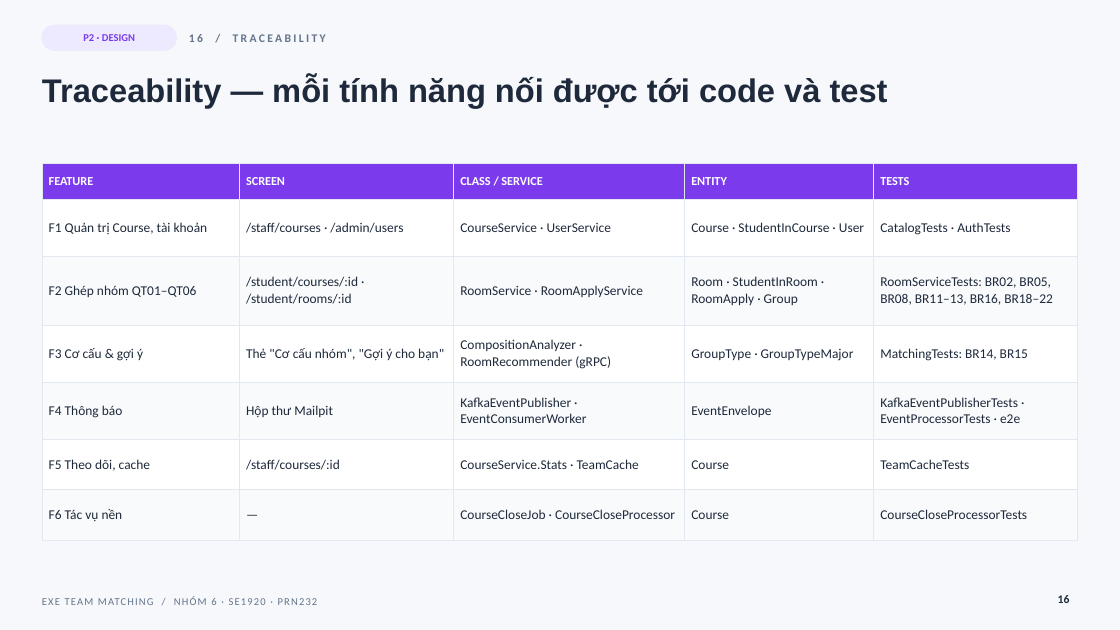
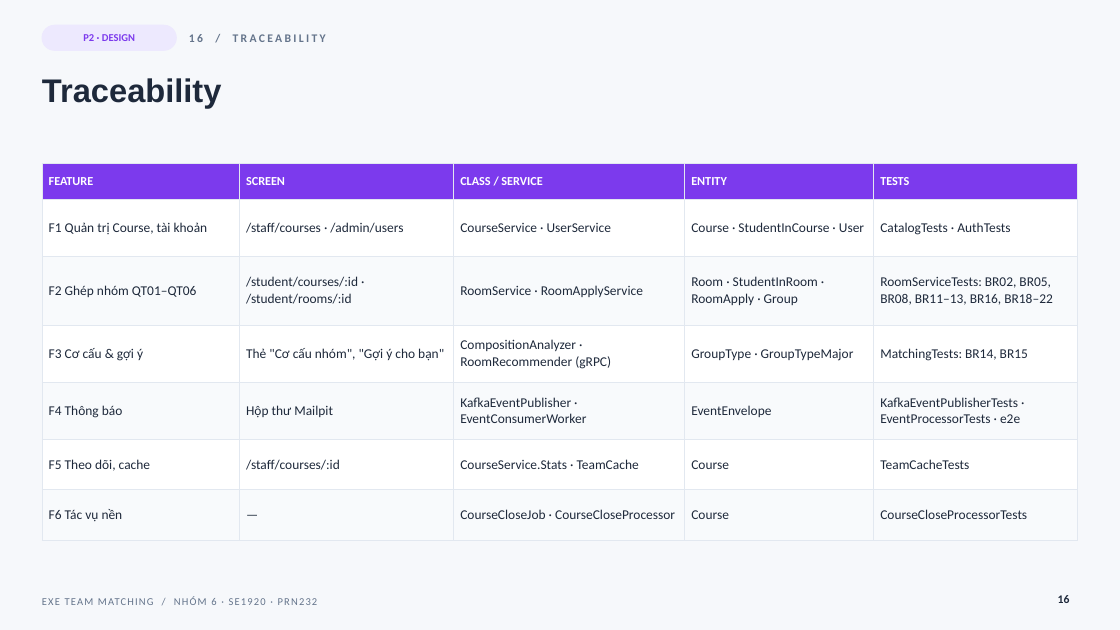
Before and after one commit to co-duong-hao/PRN232_Final, a slide deck: slide 16 of docs/slides/EXE_Team_Matching_Nhom6.pptx. Drawn at 1120x630 pixels with LibreOffice and Linux fonts; fonts in the diff are those of the drawing. Boxes give left, top, right and bottom in pixels: in the first picture for what was removed or moved away, otherwise in the second. Text is boxed around its words. In the diff, an @@ line names an element or a change of style, - is before the commit and + after.

```diff
--- a/docs/slides/EXE_Team_Matching_Nhom6.pptx
+++ b/docs/slides/EXE_Team_Matching_Nhom6.pptx
@@ title at <box>42,78,222,108</box>: text changed @@
-Traceability — mỗi tính năng nối được tới code và test
+Traceability
```
Also in this commit, not shown: 27 other slides changed, 2 other files.
